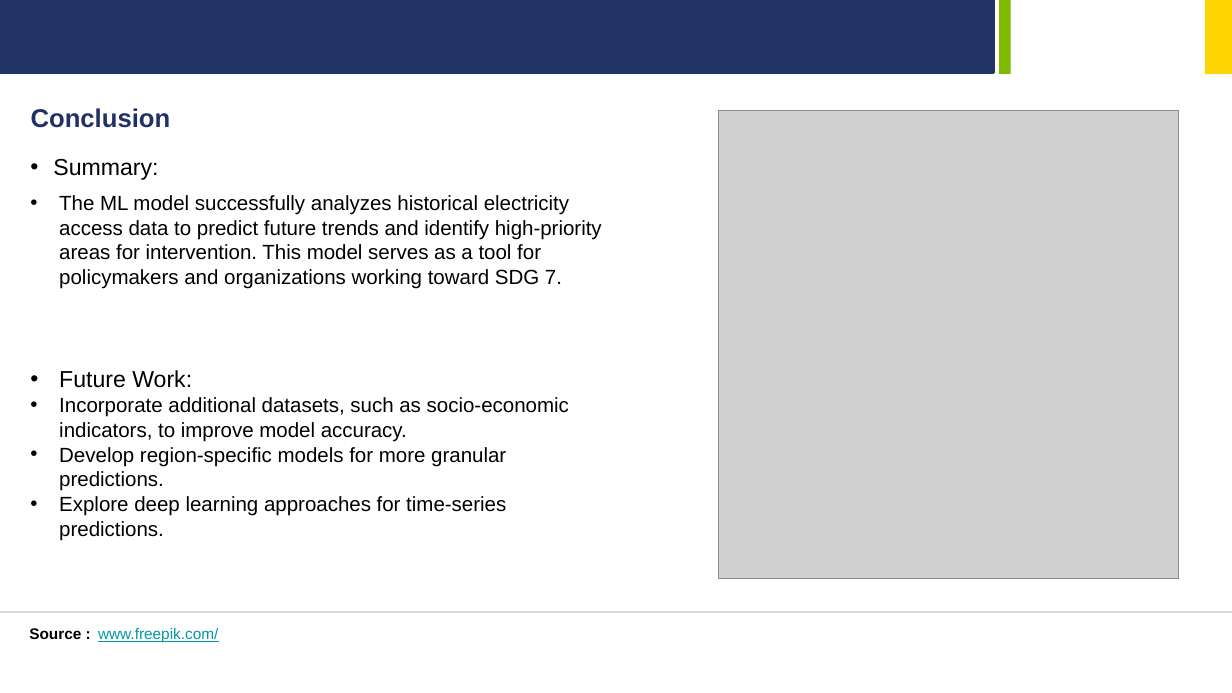
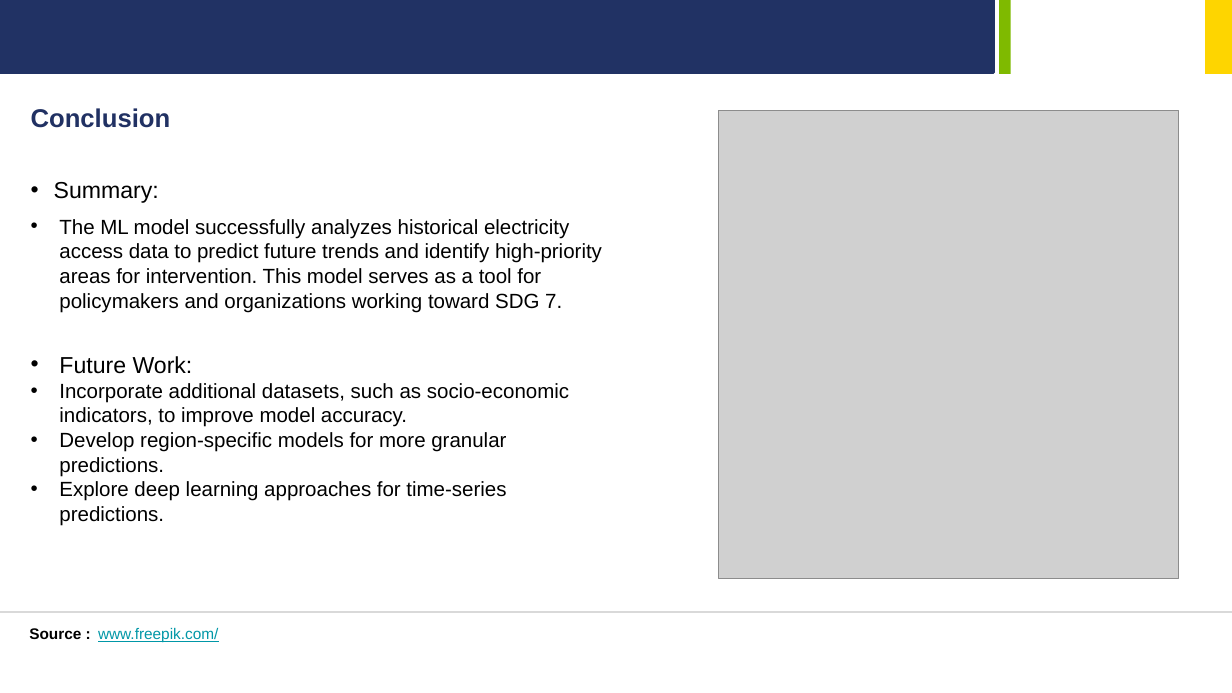
Before and after one commit to MrSaltyFish/gskillsWorkshopAI, a slide deck: slide 12 of finalProject/GreenSkills-AI-Case-Study.pptx (slide 5 before the commit). Drawn at 1232x693 pixels with LibreOffice and Linux fonts; fonts in the diff are those of the drawing; grey boxes stand for pictures; background and template pictures are left out. Boxes give left, top, right and bottom in pixels: in the first picture for what was removed or moved away, otherwise in the second. Text is boxed around its words. In the diff, an @@ line names an element or a change of style, - is before the commit and + after.

```diff
--- a/finalProject/GreenSkills-AI-Case-Study.pptx
+++ b/finalProject/GreenSkills-AI-Case-Study.pptx
@@ text "Summary:" rewrapped from [53,159,602,540] to [54,182,602,526] @@
```
Also in this commit, not shown: 2 other slides changed, 8 slides added, 1 slide removed, 13 other files.
